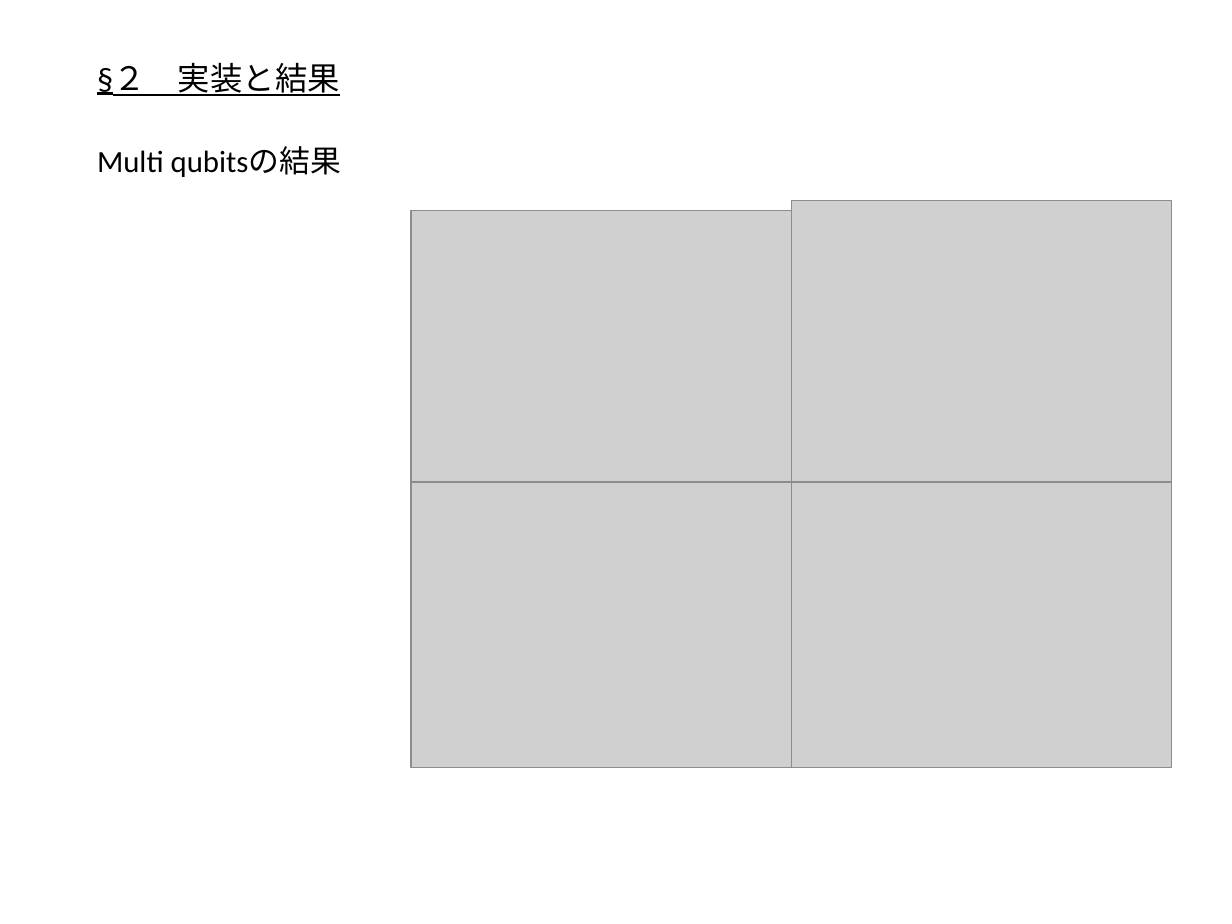
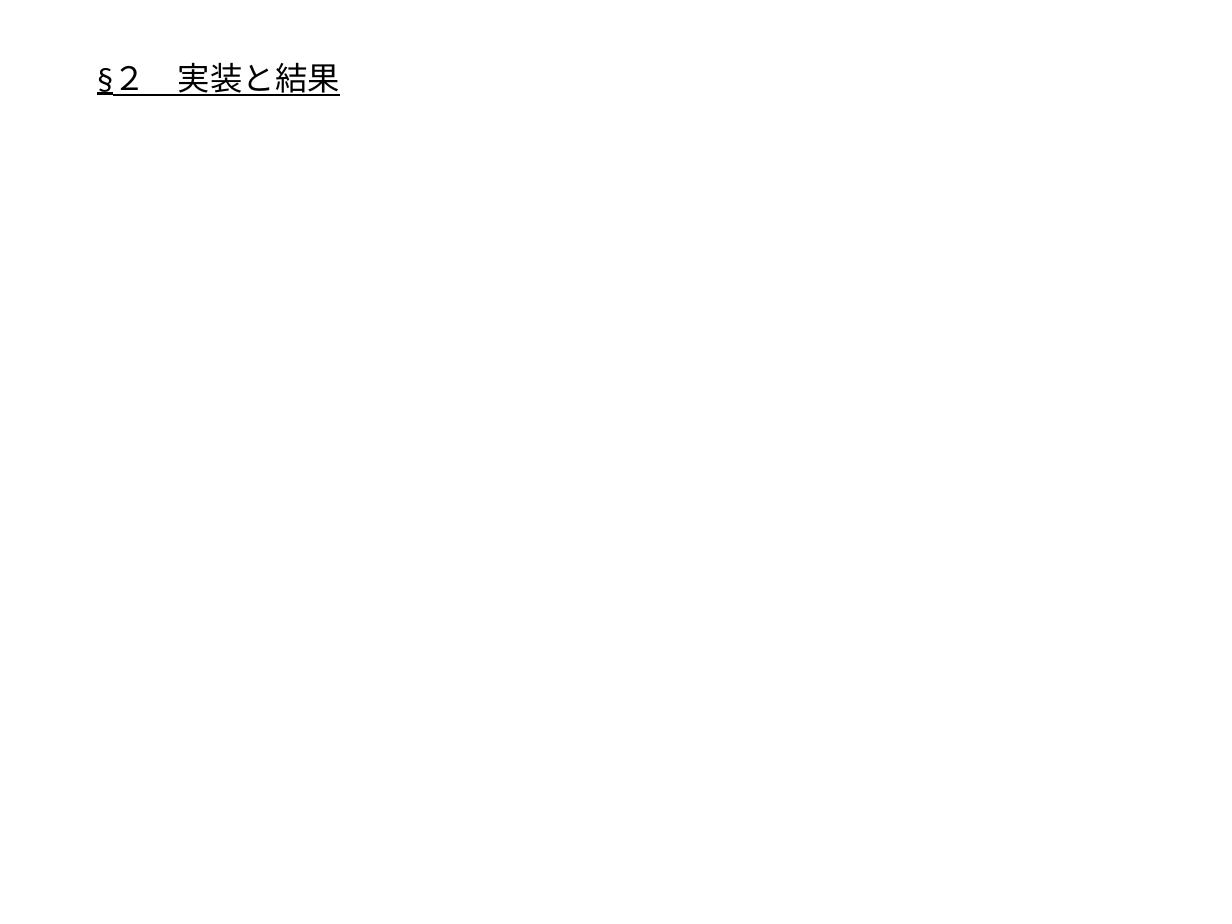
Before and after one commit to outk/graduate_thesis, a slide deck: slide 38 of 量子状態トモグラフィー.pptx (slide 37 before the commit). Drawn at 1232x924 pixels with LibreOffice and Linux fonts; fonts in the diff are those of the drawing; grey boxes stand for pictures. Boxes give left, top, right and bottom in pixels: in the first picture for what was removed or moved away, otherwise in the second. Text is boxed around its words. In the diff, an @@ line names an element or a change of style, - is before the commit and + after.

```diff
--- a/量子状態トモグラフィー.pptx
+++ b/量子状態トモグラフィー.pptx
@@ text removed at bbox=[97, 146, 341, 177] @@
-Multi qubitsの結果
@@ picture removed at bbox=[791, 201, 1172, 487] @@
@@ picture removed at bbox=[411, 211, 792, 496] @@
@@ picture removed at bbox=[411, 482, 792, 768] @@
@@ picture removed at bbox=[791, 482, 1172, 768] @@
```
Also in this commit, not shown: 1 other slide changed, 3 slides added.
